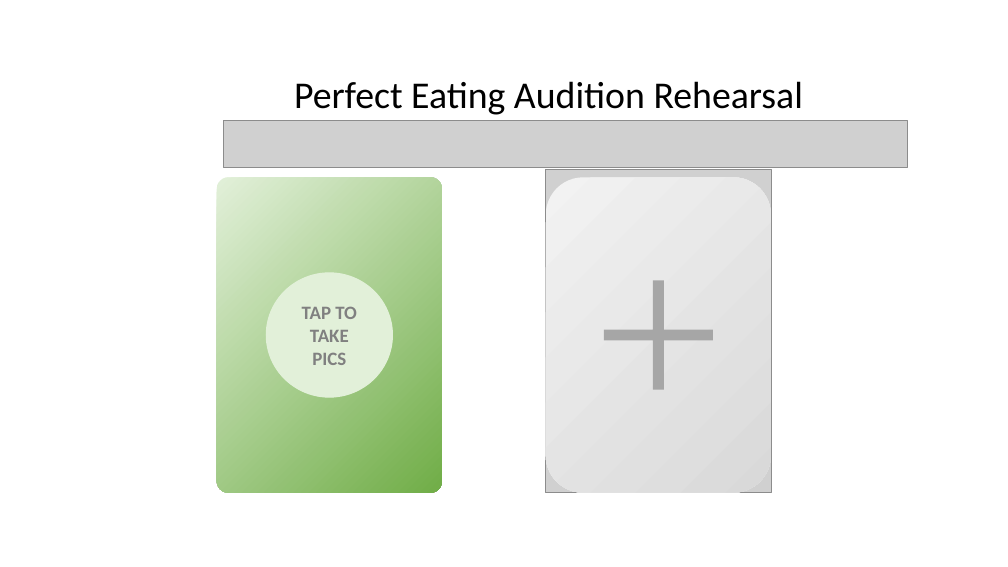
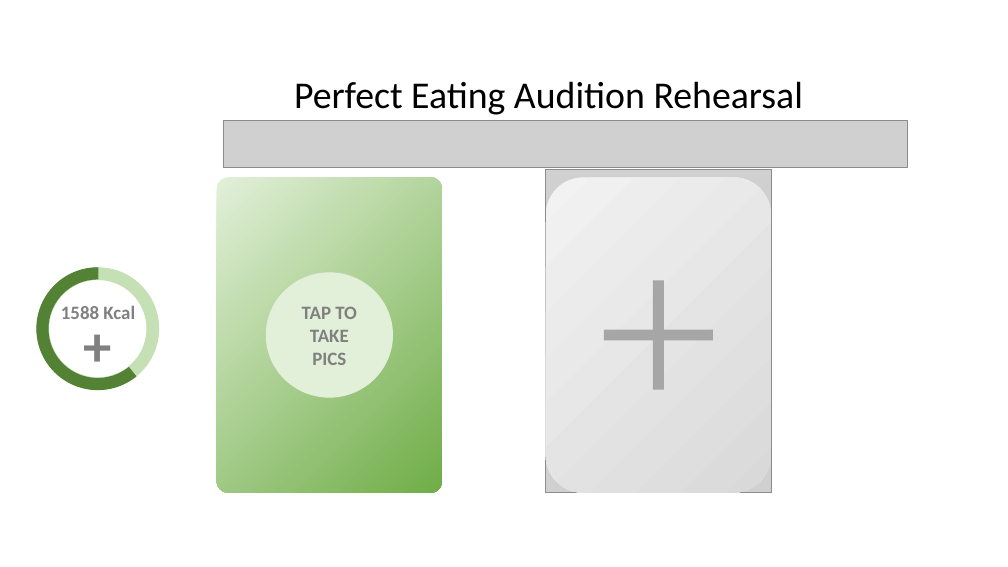
Before and after one commit to Michael-H777/PEAR, a slide deck: slide 5 of avocado.pptx. Drawn at 1008x567 pixels with LibreOffice and Linux fonts; fonts in the diff are those of the drawing; grey boxes stand for pictures. Boxes give left, top, right and bottom in pixels: in the first picture for what was removed or moved away, otherwise in the second. Text is boxed around its words. In the diff, an @@ line names an element or a change of style, - is before the commit and + after.

```diff
--- a/avocado.pptx
+++ b/avocado.pptx
@@ group added at (21, 252, 175, 406): 2 texts, 1 donut, 1 arch (boxed as its full ring) @@
+1588 Kcal
++
```
Also in this commit, not shown: 3 slides added, 2 other files.
